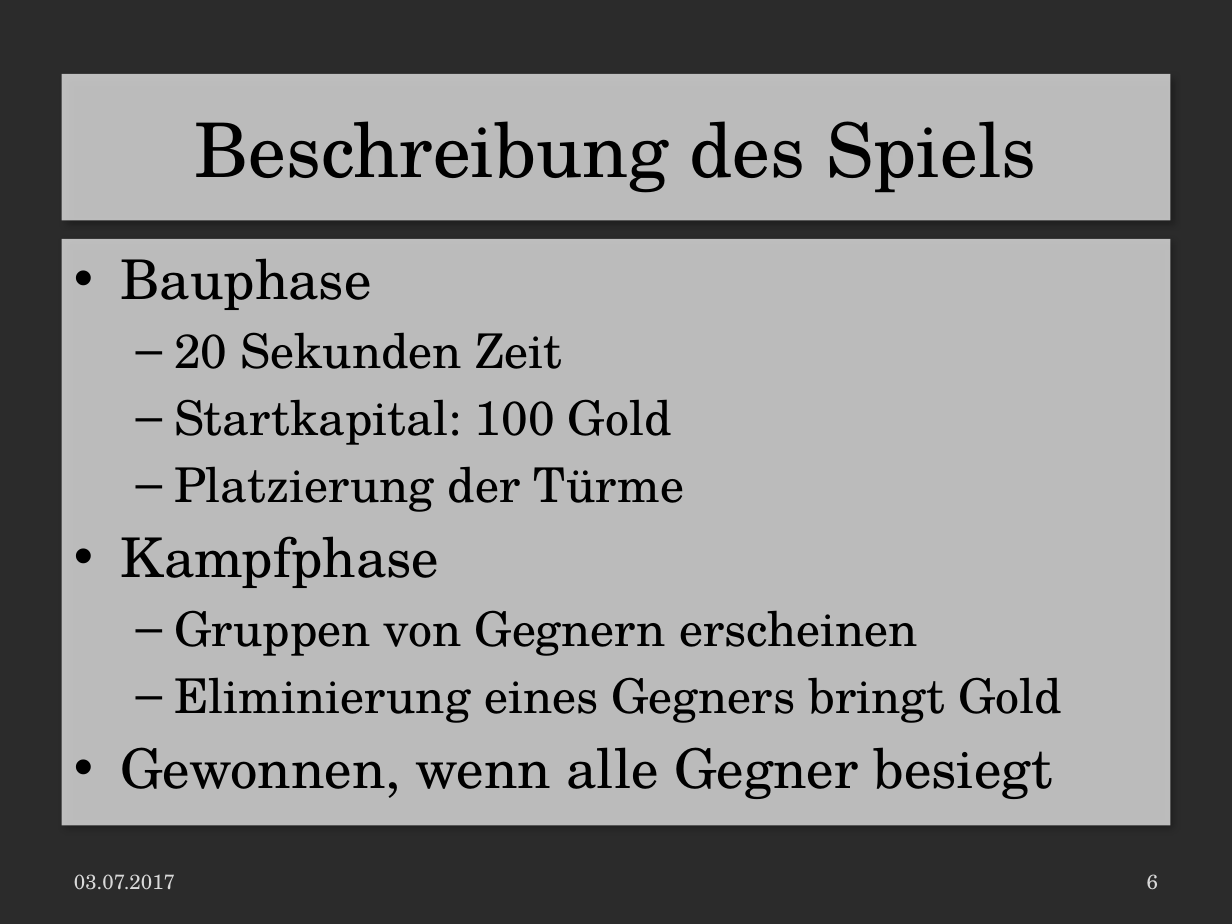
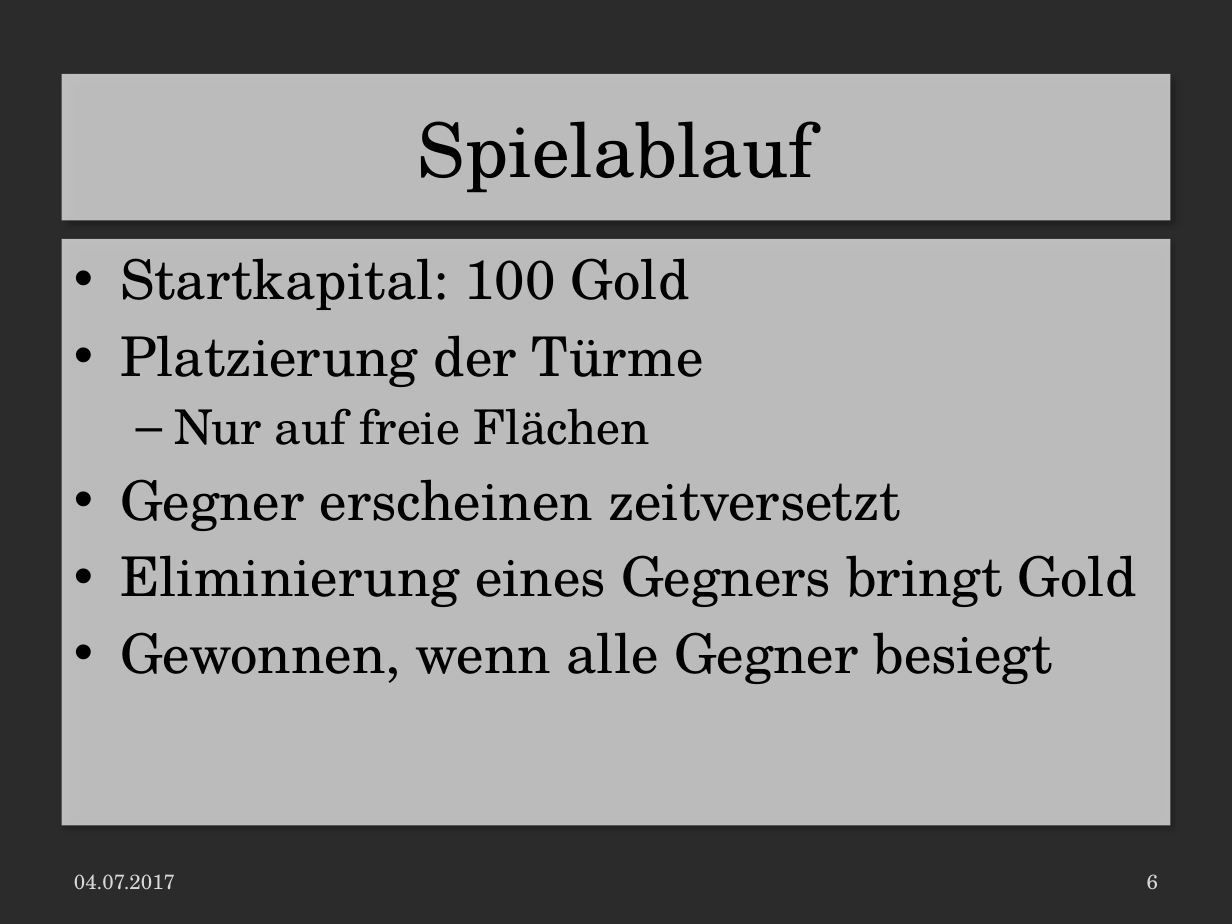
Before and after one commit to LaurenzGebauer/ElementTD, a slide deck: slide 6 of svn/JG16S17P06/trunk/Documentation/ProjectDocumentation/Presentation.pptx. Drawn at 1232x924 pixels with LibreOffice and Linux fonts; fonts in the diff are those of the drawing; background and template pictures are left out; a plain dark background stands for a picture behind light text. Boxes give left, top, right and bottom in pixels: in the first picture for what was removed or moved away, otherwise in the second. Text is boxed around its words. In the diff, an @@ line names an element or a change of style, - is before the commit and + after.

```diff
--- a/svn/JG16S17P06/trunk/Documentation/ProjectDocumentation/Presentation.pptx
+++ b/svn/JG16S17P06/trunk/Documentation/ProjectDocumentation/Presentation.pptx
@@ title at <box>418,121,814,193</box>: text changed @@
-Beschreibung des Spiels
+Spielablauf
@@ text at <box>120,258,562,369</box>: paragraphs removed @@
-• Bauphase
-  – 20 Sekunden Zeit
@@ text at <box>120,258,1137,607</box>: size 28 to 32 pt in "Startkapital: 100 Gold", "Platzierung der Türme", "Eliminierung eines Gegners bringt Gold"; bullet – to •; list level 2 to 1 in "Startkapital: 100 Gold"; list level 2 to 1 in "Platzierung der Türme"; list level 2 to 1 in "Eliminierung eines Gegners bringt Gold" @@
@@ text at <box>120,408,901,531</box>: text changed; size 28 to 32 pt @@
-• Kampfphase
-  – Gruppen von Gegnern erscheinen
+  – Nur auf freie Flächen
+• Gegner erscheinen zeitversetzt
@@ text at <box>74,874,175,890</box>: text changed @@
-03.07.2017
+04.07.2017
```
Also in this commit, not shown: 12 other slides changed, 4 slides added, 4 other files.
